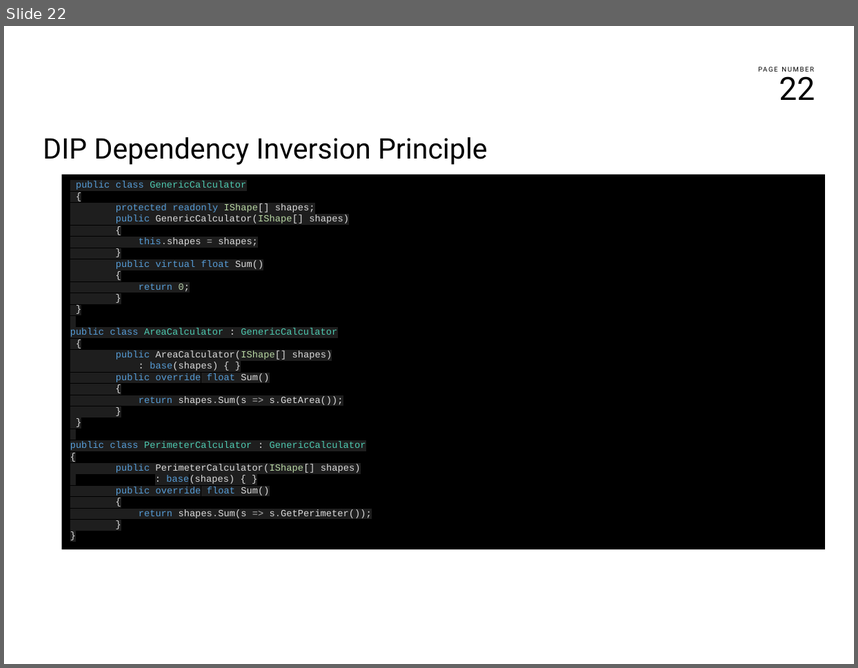
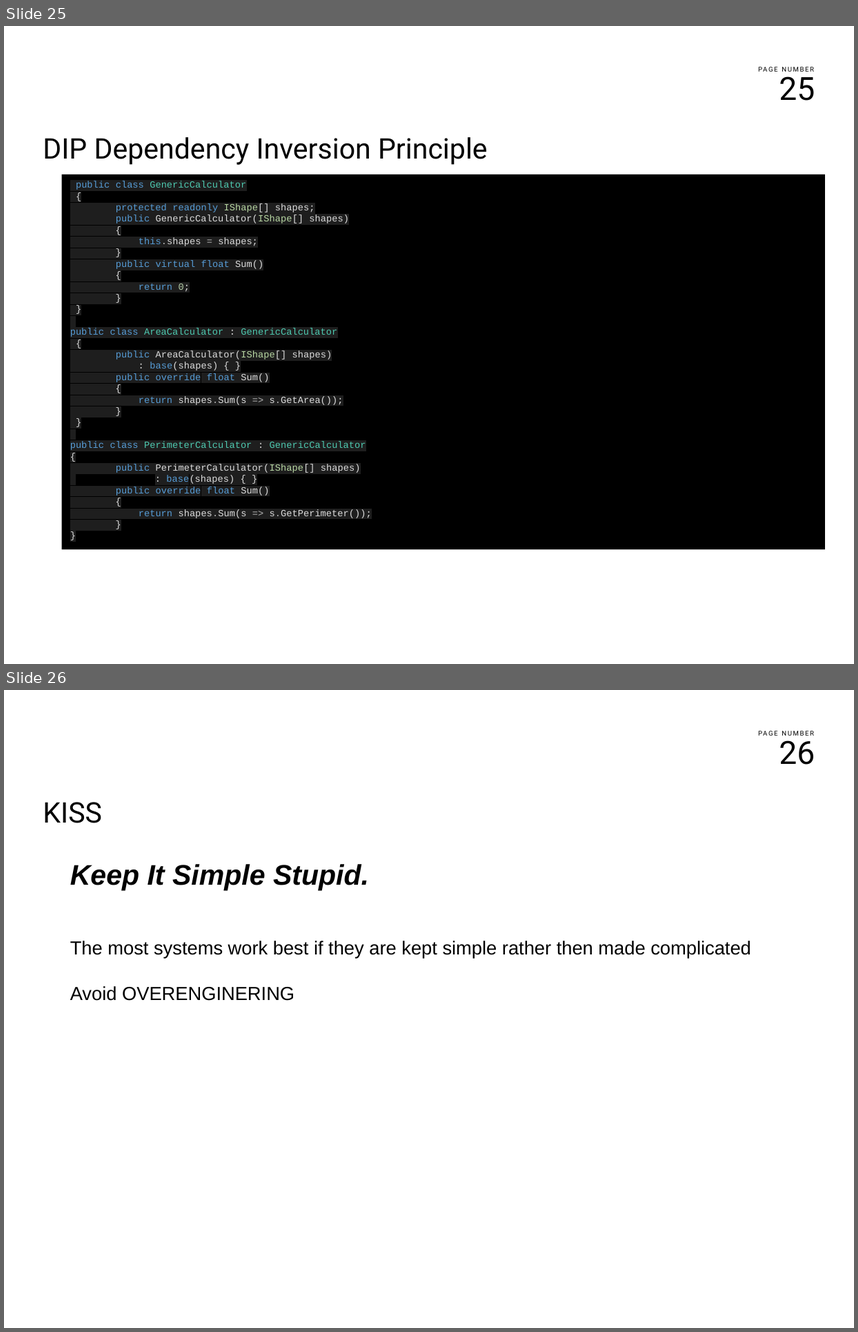
Before and after one commit to franco-melandri/SOLID, a slide deck: docs/solid.pptx. Shown one above the other, each under a label of ours: slide 22 before the commit, slides 25 and 26 after it. The pictures are 858x668 and 858x1332 pixels, drawn with LibreOffice and Linux fonts; fonts in the diff are those of the drawing; background and template pictures are left out. Boxes give left, top, right and bottom in pixels: in the first picture for what was removed or moved away, otherwise in the second. Text is boxed around its words. In the diff, an @@ line names an element or a change of style, - is before the commit and + after.

```diff
--- a/docs/solid.pptx
+++ b/docs/solid.pptx
@@ slide 26 added at [4, 690, 854, 1328], background #FFFFFF; not listed: 2 template elements that a slide beside it also shows @@
@@ text added at [43, 802, 102, 823], 24 pt, text #000000 @@
+KISS
@@ text added at [70, 864, 751, 1000], 16 pt, text #000000 @@
+Keep It Simple Stupid.
+The most systems work best if they are kept simple rather then made complicated
+Avoid OVERENGINERING
@@ what was slide 22 is now slide 25 @@
@@ page number at [779, 71, 815, 101]: text changed @@
-22
+25
```
Also in this commit, not shown: 7 slides changed, 3 other slides added.
